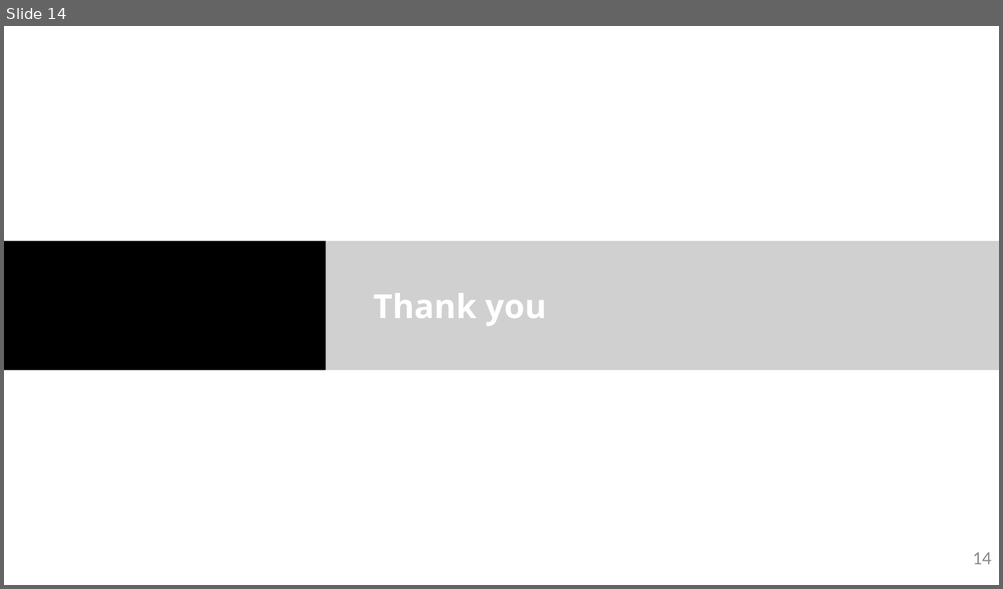
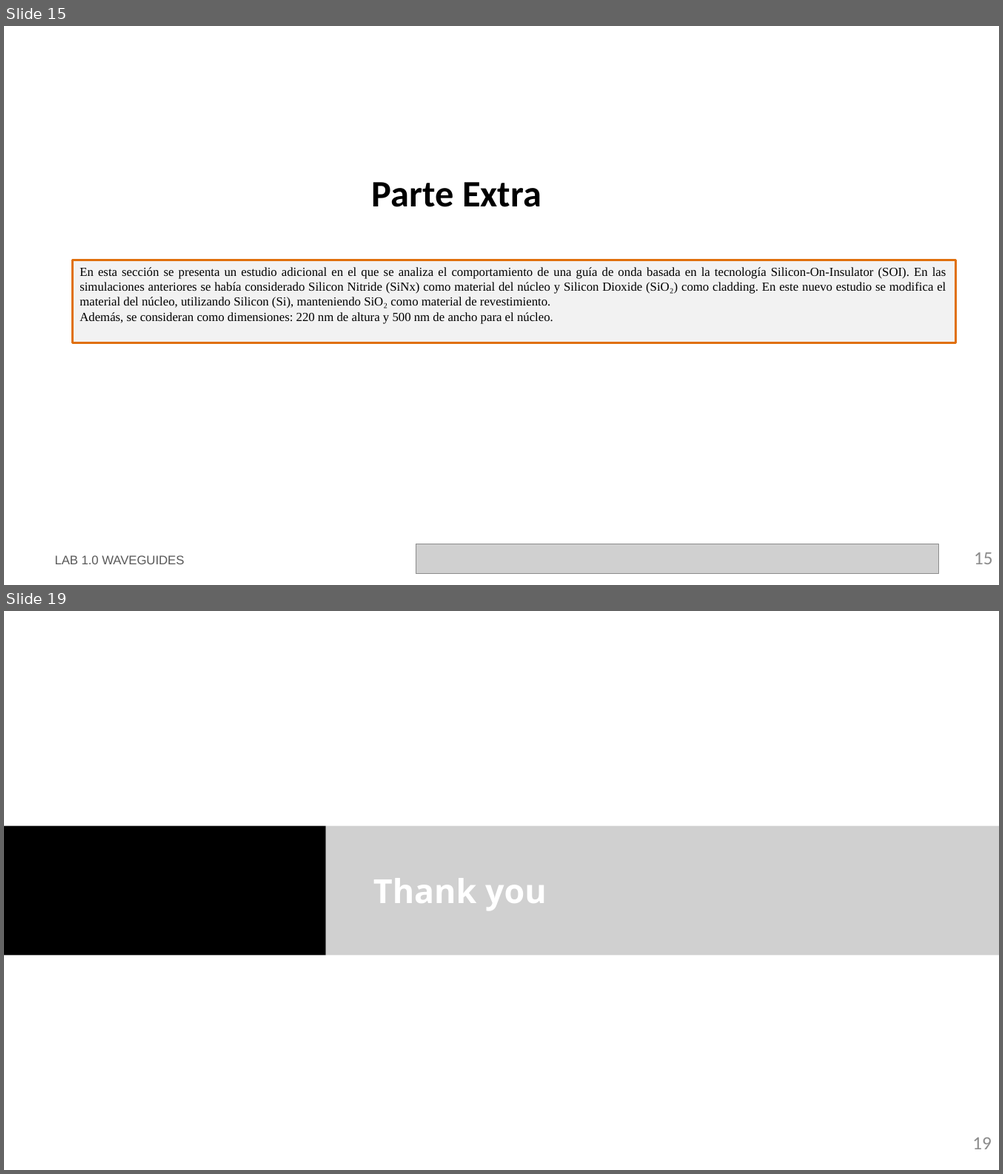
Before and after one commit to miiraandaa/cifoin-lab1, a slide deck: LabBook_10.pptx. Shown one above the other, each under a label of ours: slide 14 before the commit, slides 15 and 19 after it; the slides between them are not shown. The pictures are 1003x589 and 1003x1174 pixels, drawn with LibreOffice and Linux fonts; fonts in the diff are those of the drawing; grey boxes stand for pictures; background and template pictures are left out. Boxes give left, top, right and bottom in pixels: in the first picture for what was removed or moved away, otherwise in the second. Text is boxed around its words. In the diff, an @@ line names an element or a change of style, - is before the commit and + after.

```diff
--- a/LabBook_10.pptx
+++ b/LabBook_10.pptx
@@ slide 15 added at bbox=[4, 26, 999, 585], background #FFFFFF @@
@@ title added at bbox=[372, 182, 541, 207], 36 pt, text #000000, bold @@
+Parte Extra
@@ rectangle added at bbox=[73, 261, 956, 343], fill #F2F2F2, outline #E0700D 2.25 pt, 12 pt, text #000000 @@
+En esta sección se presenta un estudio adicional en el que se analiza el comportamiento de una guía de onda basada en la tecnología Silicon-On-Insulator (SOI). En las simulaciones anteriores se había considerado Silicon Nitride (SiNx) como material del núcleo y Silicon Dioxide (SiO₂) como cladding. En este nuevo estudio se modifica el material del núcleo, utilizando Silicon (Si), manteniendo SiO₂ como material de revestimiento.
+Además, se consideran como dimensiones: 220 nm de altura y 500 nm de ancho para el núcleo.
@@ text added at bbox=[55, 556, 184, 565], 12 pt, text #585858 @@
+LAB 1.0 WAVEGUIDES
@@ picture added at bbox=[416, 545, 939, 574] @@
@@ page number added at bbox=[973, 553, 993, 565], 18 pt, text #8C8C8C @@
+15
@@ what was slide 14 is now slide 19 @@
@@ page number at bbox=[972, 1138, 991, 1150]: text changed @@
-14
+19
```
Also in this commit, not shown: 9 slides changed, 5 other slides added, 1 slide removed, 2 other files.
